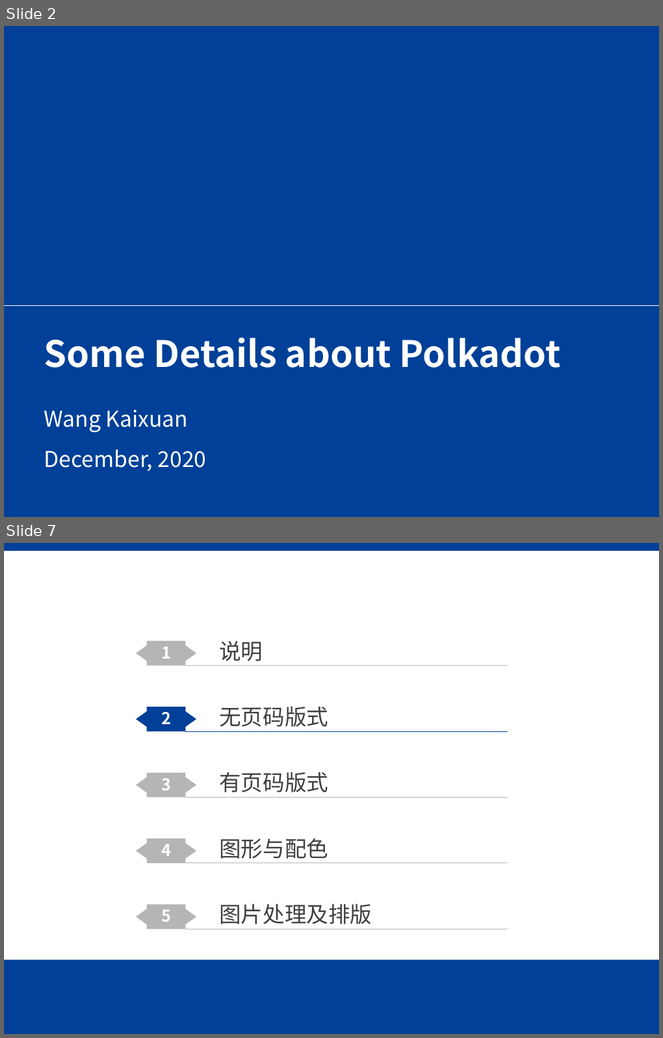
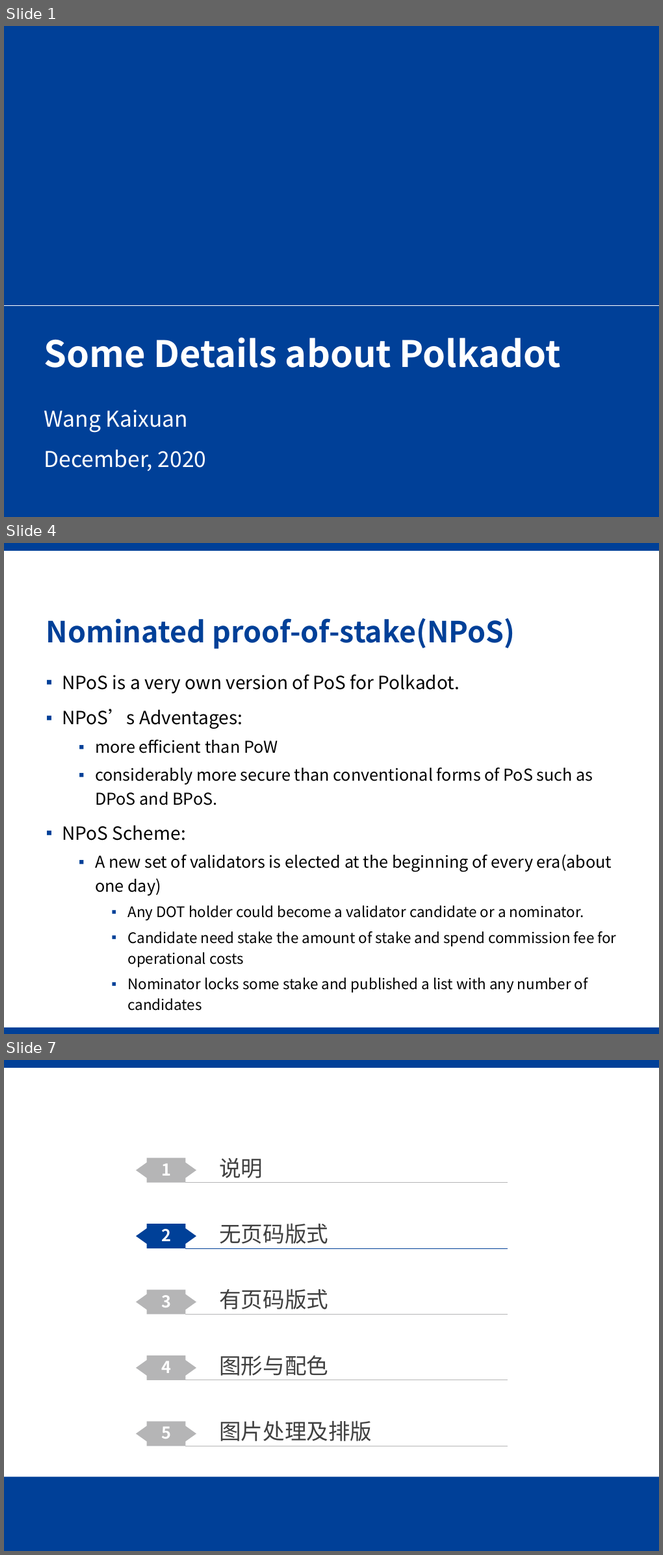
Before and after one commit to Voidkai/Polkadot, a slide deck: Polkadot-PPT.pptx. Shown one above the other, each under a label of ours: slides 2 and 7 before the commit, slides 1, 4 and 7 after it; the slides between them are not shown. The pictures are 663x1038 and 663x1555 pixels, drawn with LibreOffice and Linux fonts; fonts in the diff are those of the drawing; background and template pictures are left out. Boxes give left, top, right and bottom in pixels: in the first picture for what was removed or moved away, otherwise in the second. Text is boxed around its words. In the diff, an @@ line names an element or a change of style, - is before the commit and + after.

Commit message:
“Updated Polkadot Powerpoint”

```diff
--- a/Polkadot-PPT.pptx
+++ b/Polkadot-PPT.pptx
@@ slide 4 added at bbox=[4, 543, 659, 1034], background #FFFFFF; not listed: 1 template element that a slide beside it also shows @@
@@ title added at bbox=[46, 618, 515, 649], 32 pt, text #004098, bold @@
+Nominated proof-of-stake(NPoS)
@@ text added at bbox=[62, 674, 616, 1011], 16 pt, text #000000 @@
+▪ NPoS is a very own version of PoS for Polkadot.
+▪ NPoS’s Adventages:
+  ▪ more efficient than PoW
+  ▪ considerably more secure than conventional forms of PoS such as DPoS and BPoS.
+▪ NPoS Scheme:
+  ▪ A new set of validators is elected at the beginning of every era(about one day)
+    ▪ Any DOT holder could become a validator candidate or a nominator.
+    ▪ Candidate need stake the amount of stake and spend commission fee for operational costs
+    ▪ Nominator locks some stake and published a list with any number of candidates
@@ rectangle added at bbox=[4, 1028, 659, 1034], fill #004098 @@
@@ what was slide 2 is now slide 1 @@
```
Also in this commit, not shown: 2 slides changed, 2 other slides added, 15 slides removed.
